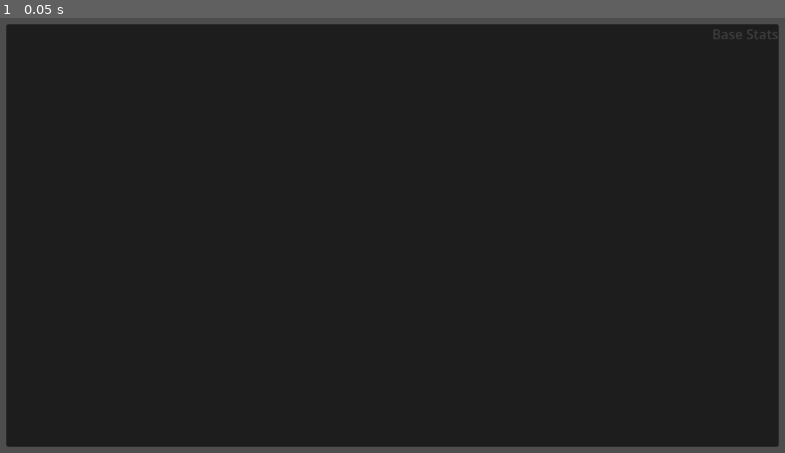
Above: before the commit, frame 1.
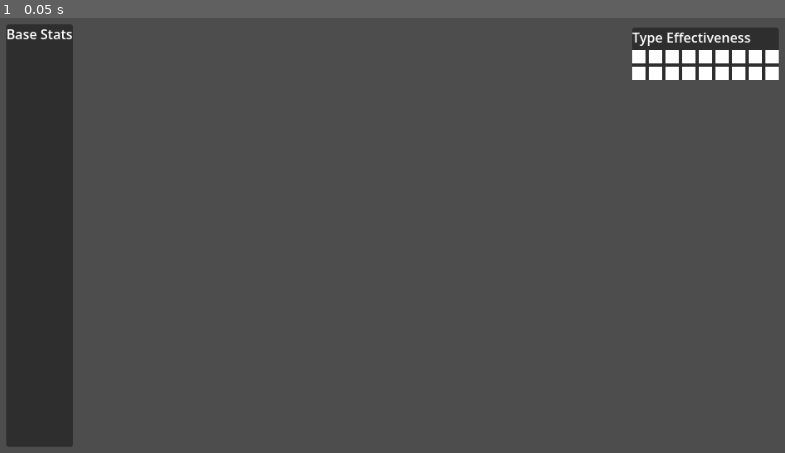
Above: after the commit, the same moment.

Repository: JaceG0326/PokeInfoTool
Game: Godot game, scene res://Scenes/test.tscn
Two runs of this game, one before a commit and one after it. Both use one fixed random seed, a clock stepped at 60 frames per second and the inputs below. The project has no main scene, so this scene is started directly.
Inputs:
- Up to frame 1 (0.05 s): no input

The runs differ from the first frame. In frame 1, 87% of the frame differs, in the area x 0-100%, y 1-99%.
Error in both runs: Invalid access to property or key 'types' on a base object of type 'Nil'. (res://Scripts/API/api_handler.gd:12)

Commit message:
Type chart
Added a type chart to the layout

Diff:
--- a/Scenes/test.tscn
+++ b/Scenes/test.tscn
@@ -20,6 +20,7 @@
 
 [node name="BaseStatsPanel" type="PanelContainer" parent="UI/PokeInfoContainer" unique_id=1058575653]
 layout_mode = 2
+size_flags_horizontal = 0
 
 [node name="BaseStatsVBox" type="VBoxContainer" parent="UI/PokeInfoContainer/BaseStatsPanel" unique_id=51204262]
 layout_mode = 2
@@ -47,16 +48,102 @@
 [node name="SPD" type="Label" parent="UI/PokeInfoContainer/BaseStatsPanel/BaseStatsVBox" unique_id=1713263824]
 layout_mode = 2
 
-[node name="GeneralDataPanel" type="PanelContainer" parent="UI/PokeInfoContainer" unique_id=2104707104]
+[node name="VBoxContainer" type="VBoxContainer" parent="UI/PokeInfoContainer" unique_id=894978654]
+layout_mode = 2
+size_flags_horizontal = 8
+
+[node name="GeneralDataPanel" type="PanelContainer" parent="UI/PokeInfoContainer/VBoxContainer" unique_id=2104707104]
+layout_mode = 2
+size_flags_horizontal = 0
+
+[node name="GeneralDataVBox" type="VBoxContainer" parent="UI/PokeInfoContainer/VBoxContainer/GeneralDataPanel" unique_id=1295642790]
 layout_mode = 2
 
-[node name="GeneralDataVBox" type="VBoxContainer" parent="UI/PokeInfoContainer/GeneralDataPanel" unique_id=1295642790]
+[node name="TypeEffectivenessPanel" type="PanelContainer" parent="UI/PokeInfoContainer/VBoxContainer" unique_id=2045490035]
+layout_mode = 2
+size_flags_vertical = 4
+
+[node name="TypeEffectivenessVBox" type="VBoxContainer" parent="UI/PokeInfoContainer/VBoxContainer/TypeEffectivenessPanel" unique_id=827545573]
 layout_mode = 2
 
-[node name="TypeEffectivenessPanel" type="PanelContainer" parent="UI/PokeInfoContainer" unique_id=2045490035]
+[node name="Header" type="Label" parent="UI/PokeInfoContainer/VBoxContainer/TypeEffectivenessPanel/TypeEffectivenessVBox" unique_id=579200862]
+layout_mode = 2
+text = "Type Effectiveness"
+
+[node name="TypeChartGrid" type="GridContainer" parent="UI/PokeInfoContainer/VBoxContainer/TypeEffectivenessPanel/TypeEffectivenessVBox" unique_id=441777597]
+layout_mode = 2
+columns = 9
+
+[node name="Normal" type="ColorRect" parent="UI/PokeInfoContainer/VBoxContainer/TypeEffectivenessPanel/TypeEffectivenessVBox/TypeChartGrid" unique_id=2050720986]
+custom_minimum_size = Vector2(16, 16)
 layout_mode = 2
 
-[node name="TypeEffectivenessVBox" type="VBoxContainer" parent="UI/PokeInfoContainer/TypeEffectivenessPanel" unique_id=827545573]
+[node name="Fire" type="ColorRect" parent="UI/PokeInfoContainer/VBoxContainer/TypeEffectivenessPanel/TypeEffectivenessVBox/TypeChartGrid" unique_id=994566309]
+custom_minimum_size = Vector2(16, 16)
+layout_mode = 2
+
+[node name="Water" type="ColorRect" parent="UI/PokeInfoContainer/VBoxContainer/TypeEffectivenessPanel/TypeEffectivenessVBox/TypeChartGrid" unique_id=1742739027]
+custom_minimum_size = Vector2(16, 16)
+layout_mode = 2
+
+[node name="Electric" type="ColorRect" parent="UI/PokeInfoContainer/VBoxContainer/TypeEffectivenessPanel/TypeEffectivenessVBox/TypeChartGrid" unique_id=625912763]
+custom_minimum_size = Vector2(16, 16)
+layout_mode = 2
+
+[node name="Grass" type="ColorRect" parent="UI/PokeInfoContainer/VBoxContainer/TypeEffectivenessPanel/TypeEffectivenessVBox/TypeChartGrid" unique_id=820225696]
+custom_minimum_size = Vector2(16, 16)
+layout_mode = 2
+
+[node name="Ice" type="ColorRect" parent="UI/PokeInfoContainer/VBoxContainer/TypeEffectivenessPanel/TypeEffectivenessVBox/TypeChartGrid" unique_id=1282615778]
+custom_minimum_size = Vector2(16, 16)
+layout_mode = 2
+
+[node name="Fighting" type="ColorRect" parent="UI/PokeInfoContainer/VBoxContainer/TypeEffectivenessPanel/TypeEffectivenessVBox/TypeChartGrid" unique_id=553460633]
+custom_minimum_size = Vector2(16, 16)
+layout_mode = 2
+
+[node name="Poison" type="ColorRect" parent="UI/PokeInfoContainer/VBoxContainer/TypeEffectivenessPanel/TypeEffectivenessVBox/TypeChartGrid" unique_id=140787951]
+custom_minimum_size = Vector2(16, 16)
+layout_mode = 2
+
+[node name="Ground" type="ColorRect" parent="UI/PokeInfoContainer/VBoxContainer/TypeEffectivenessPanel/TypeEffectivenessVBox/TypeChartGrid" unique_id=1816632760]
+custom_minimum_size = Vector2(16, 16)
+layout_mode = 2
+
+[node name="Flying" type="ColorRect" parent="UI/PokeInfoContainer/VBoxContainer/TypeEffectivenessPanel/TypeEffectivenessVBox/TypeChartGrid" unique_id=600848061]
+custom_minimum_size = Vector2(16, 16)
+layout_mode = 2
+
+[node name="Psychic" type="ColorRect" parent="UI/PokeInfoContainer/VBoxContainer/TypeEffectivenessPanel/TypeEffectivenessVBox/TypeChartGrid" unique_id=1459791223]
+custom_minimum_size = Vector2(16, 16)
+layout_mode = 2
+
+[node name="Bug" type="ColorRect" parent="UI/PokeInfoContainer/VBoxContainer/TypeEffectivenessPanel/TypeEffectivenessVBox/TypeChartGrid" unique_id=833294059]
+custom_minimum_size = Vector2(16, 16)
+layout_mode = 2
+
+[node name="Rock" type="ColorRect" parent="UI/PokeInfoContainer/VBoxContainer/TypeEffectivenessPanel/TypeEffectivenessVBox/TypeChartGrid" unique_id=2020064298]
+custom_minimum_size = Vector2(16, 16)
+layout_mode = 2
+
+[node name="Ghost" type="ColorRect" parent="UI/PokeInfoContainer/VBoxContainer/TypeEffectivenessPanel/TypeEffectivenessVBox/TypeChartGrid" unique_id=1695226975]
+custom_minimum_size = Vector2(16, 16)
+layout_mode = 2
+
+[node name="Dragon" type="ColorRect" parent="UI/PokeInfoContainer/VBoxContainer/TypeEffectivenessPanel/TypeEffectivenessVBox/TypeChartGrid" unique_id=687623900]
+custom_minimum_size = Vector2(16, 16)
+layout_mode = 2
+
+[node name="Dark" type="ColorRect" parent="UI/PokeInfoContainer/VBoxContainer/TypeEffectivenessPanel/TypeEffectivenessVBox/TypeChartGrid" unique_id=2014734125]
+custom_minimum_size = Vector2(16, 16)
+layout_mode = 2
+
+[node name="Steel" type="ColorRect" parent="UI/PokeInfoContainer/VBoxContainer/TypeEffectivenessPanel/TypeEffectivenessVBox/TypeChartGrid" unique_id=436169188]
+custom_minimum_size = Vector2(16, 16)
+layout_mode = 2
+
+[node name="Fairy" type="ColorRect" parent="UI/PokeInfoContainer/VBoxContainer/TypeEffectivenessPanel/TypeEffectivenessVBox/TypeChartGrid" unique_id=1604103569]
+custom_minimum_size = Vector2(16, 16)
 layout_mode = 2
 
 [node name="HTTPRequest" type="HTTPRequest" parent="." unique_id=1391247772]
